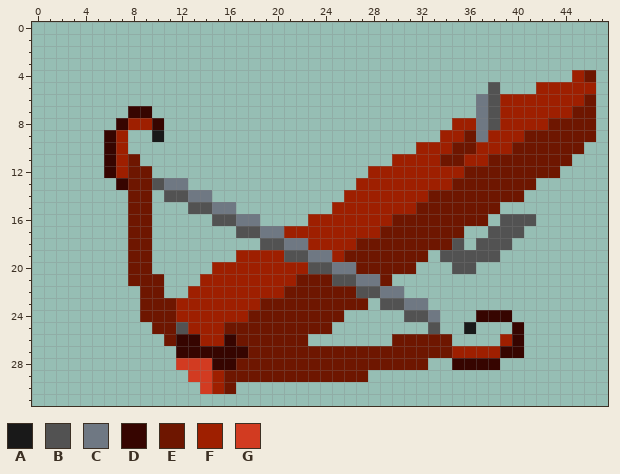
Pixel-art file: dev/myworld/assets/authoring/items/god-crossbows/native-restart-v2/zamorak-crossbow-icon.aseprite. Above: the version before the commit.
48x32 pixels, 1 frame.
Visible layers, top first: "Original trigger, latch and string", "Mace horns form the limb tips", "Original framework — stock and limb mate".
Palette (. is transparent): A #191919  B #525252  C #6f7883  D #360500  E #6e1600  F #9e1f00  G #d23b21
Pixels before, first column x 6:
 4 .......................................FE
 5 ................................B...FFFFF
 6 ...............................CBFFFFFFFE
 7 ..DD...........................CBFFFFFFEE
 8 .DFFD........................FFCBFFFFEEEE
 9 DF..A.......................FFECFFFEEEEEE
10 DF........................FFFEEFFFEEEEEE.
11 DFE.....................FFFFEEFFEEEEEEE..
12 DFEE..................FFFFFFFFEEEEEEEE...
13 .DEEBCC..............FFFFFFFFEEEEEEE.....
14 ..EE.BBCC...........FFFFFFFEEEEEEEE......
15 ..EE...BBCC........FFFFFFFEEEEEEE........
16 ..EE.....BBCC....FFFFFFFEEEEEEEE.BBB.....
17 ..EE.......BBCCFFFFFFFFEEEEEEE..BBB......
18 ..EE.........BBCCFFFFEEEEEEEEB.BBB.......
19 ..EE.......FFFFBBCCFEEEEEEE.BBBBB........
20 ..EE.....FFFFFFFFBBCCEEEEE...BB..........
21 ..EEE...FFFFFFFFEEEBBCCE.................
22 ...EE..FFFFFFFFEEEEEEBBCC................
23 ...EEEFFFFFFFEEEEEEEEE.BBCC..............
24 ...EEEFFFFFFEEEEEEEE.....BBC...DDD.......
25 ....EEBFFFEEEEEEEEE........B..A...D......
26 .....EDDFFDEEEEEE.......EEEEE....FD......
27 ......DDDDDDEEEEEEEEEEEEEEEEEFFFFDD......
28 ......GGGDDEEEEEEEEEEEEEEEE..DDDD........
29 .......GGFEEEEEEEEEEEE...................
30 ........GFE..............................
Once edited:
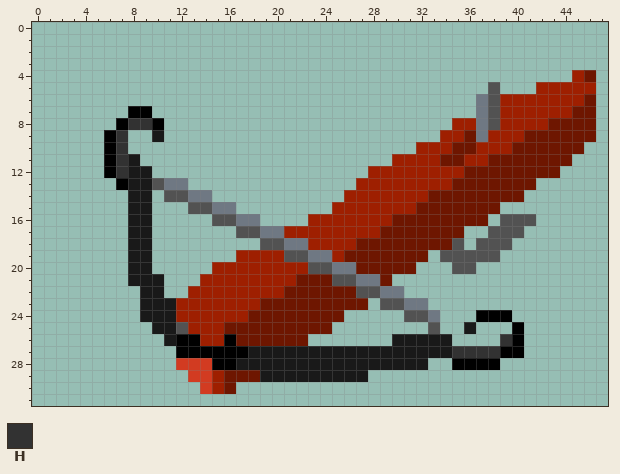
Colours new in this view: H #323232
From the commit log: Make Zamorak crossbow limbs black while retaining red stock
Changes in this commit:
Colour D changes from #360500 to #000000.
Layers "Mace horns form the limb tips", "Original framework — stock and limb mate":
The author changed colour E to colour A in row 11 at x 8; in rows 12 to 20 at x 8 to 9; in row 21 at x 8 to 10; in row 22 at x 9 to 10; in rows 23 to 24 at x 9 to 11; in row 25 at x 10 to 11.
The author changed colour E to colour A in row 26 at x 11 and 30 to 34; in row 27 at x 18 to 34; in row 28 at x 17 to 32; in row 29 at x 19 to 27.
The author changed colour F to colour H in row 8 at x 8 to 9; in rows 9 to 12 at x 7; in row 26 at x 39; in row 27 at x 35 to 38.
Where, in picture pixels (left, top, right, bottom), the same in both pictures:
changed: (104, 106, 524, 382)
